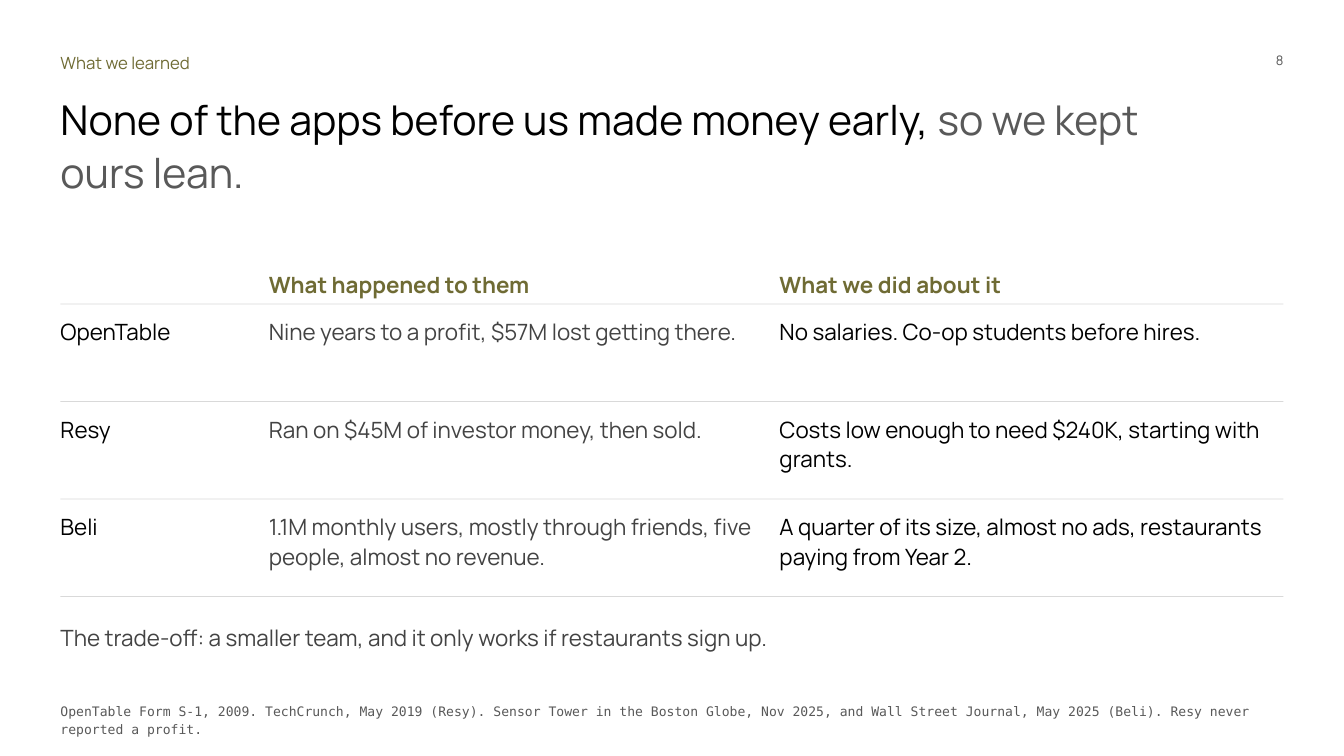
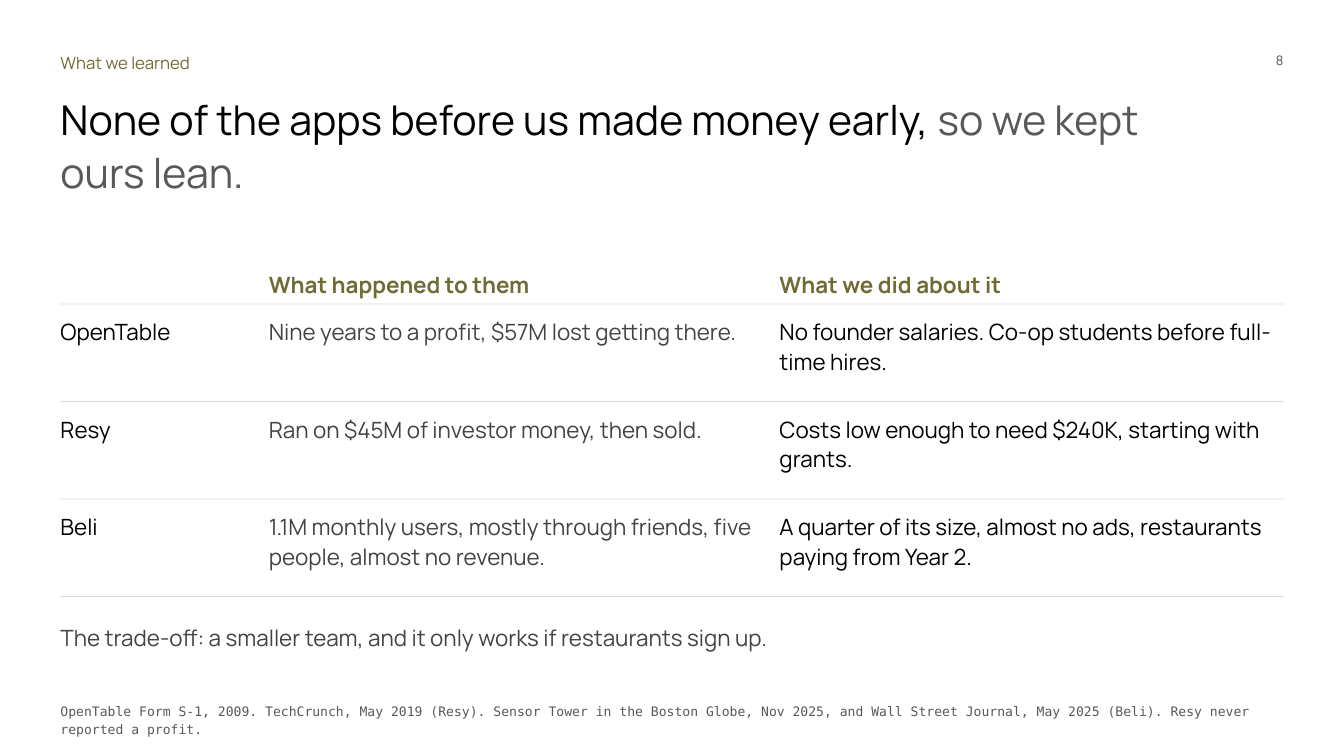
Before and after one commit to Dinguusto/Alex-s-workout-app, a slide deck: slide 8 of ENTR_4501_Gate_2_deck_readable.pptx. Drawn at 1344x756 pixels with LibreOffice and Linux fonts; fonts in the diff are those of the drawing. Boxes give left, top, right and bottom in pixels: in the first picture for what was removed or moved away, otherwise in the second. Text is boxed around its words. In the diff, an @@ line names an element or a change of style, - is before the commit and + after.

```diff
--- a/ENTR_4501_Gate_2_deck_readable.pptx
+++ b/ENTR_4501_Gate_2_deck_readable.pptx
@@ text at (x1=779, y1=323, x2=1271, y2=371): text changed @@
-No salaries. Co-op students before hires.
+No founder salaries. Co-op students before full-time hires.
```
Also in this commit, not shown: 8 other slides changed, 1 slide removed.
